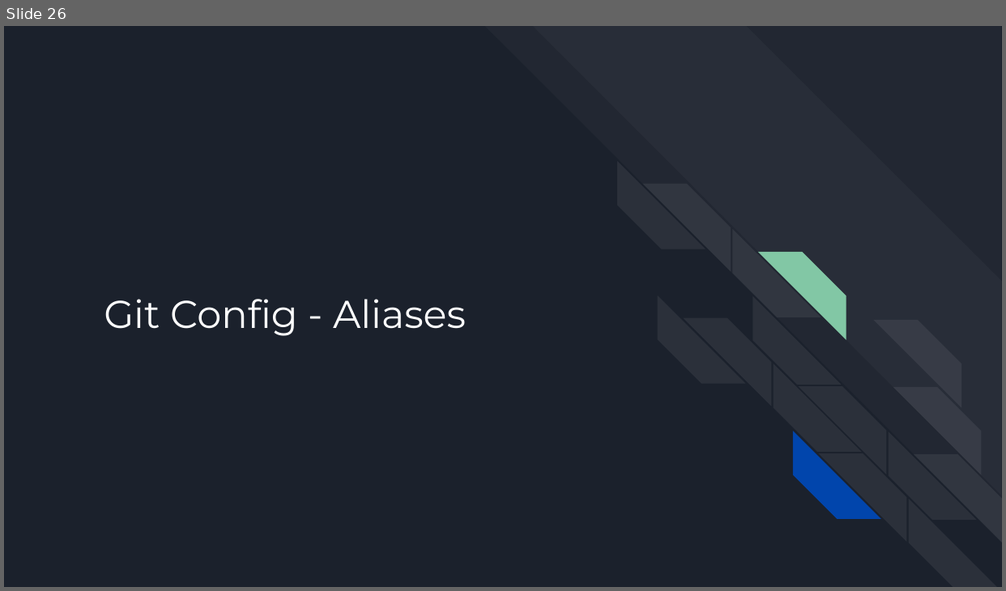
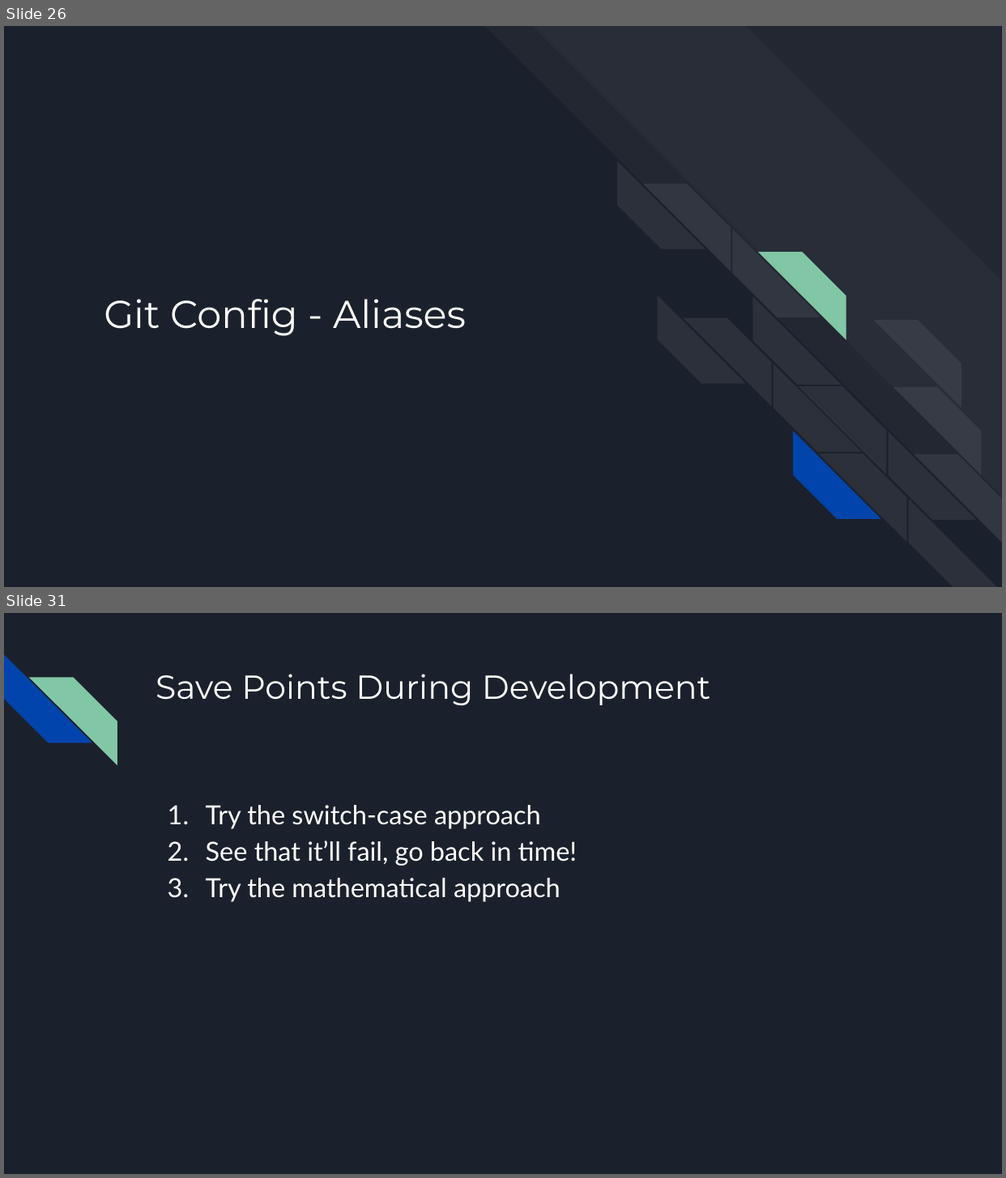
Before and after one commit to batibot323/git-workshop, a slide deck: Git Workshop.pptx. Shown one above the other, each under a label of ours: slide 26 before the commit, slides 26 and 31 after it; the slides between them are not shown. The pictures are 1006x591 and 1006x1178 pixels, drawn with LibreOffice and Linux fonts; fonts in the diff are those of the drawing. Boxes give left, top, right and bottom in pixels: in the first picture for what was removed or moved away, otherwise in the second. Text is boxed around its words. In the diff, an @@ line names an element or a change of style, - is before the commit and + after.

```diff
--- a/Git Workshop.pptx
+++ b/Git Workshop.pptx
@@ slide 31 added at (4,613,1002,1174), background #1B212C @@
@@ diag stripe added at (4,655,91,743), fill #0145AC @@
@@ diag stripe added at (29,677,117,764), fill #82C7A5 @@
@@ title added at (155,674,710,705), 24 pt, text #FFFFFF @@
+Save Points During Development
@@ text added at (206,805,577,902), 19 pt, text #FFFFFF @@
+1. Try the switch-case approach
+2. See that it’ll fail, go back in time!
+3. Try the mathematical approach
```
Also in this commit, not shown: 16 other slides added, 2 slides removed.
